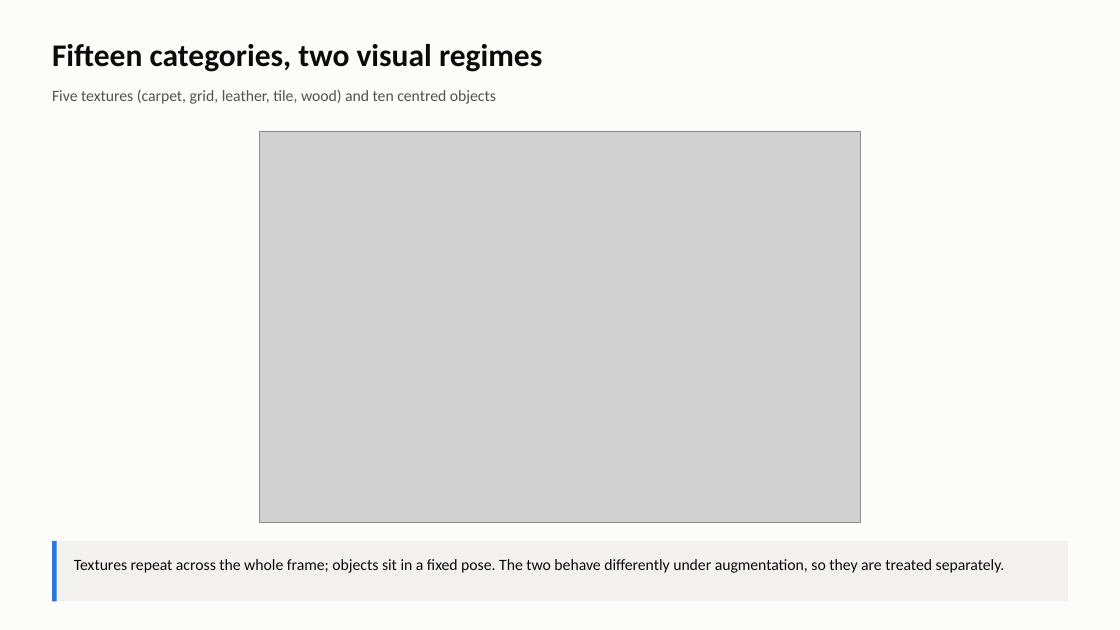
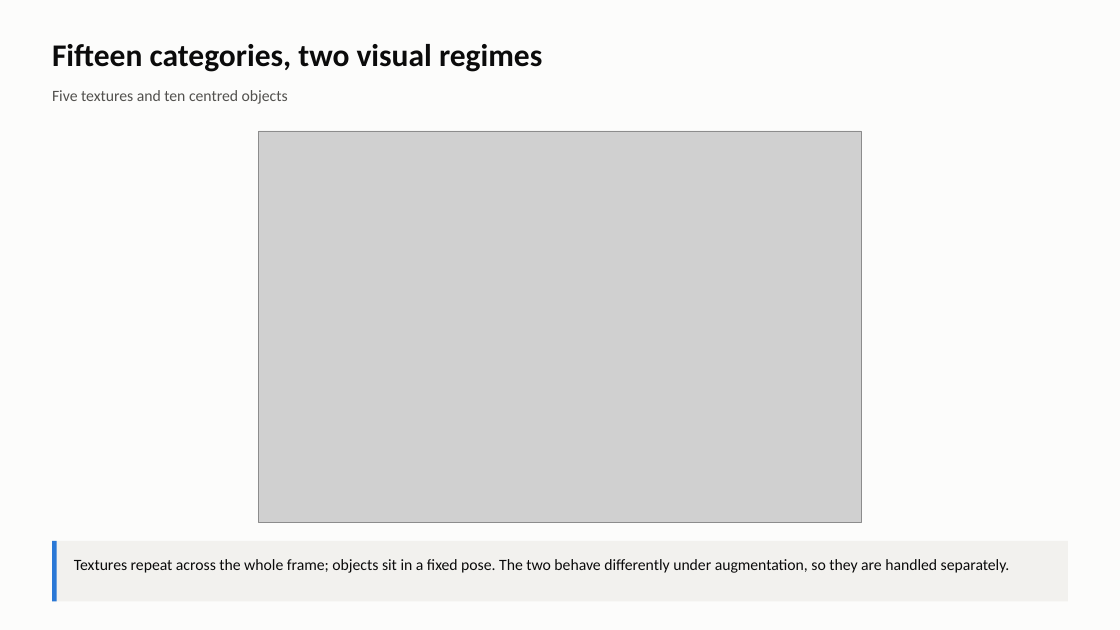
Before and after one commit to abdelrahman7124/mvtec-anomaly-detection, a slide deck: slide 4 of reports/presentation/week1_eda.pptx. Drawn at 1120x630 pixels with LibreOffice and Linux fonts; fonts in the diff are those of the drawing; grey boxes stand for pictures. Boxes give left, top, right and bottom in pixels: in the first picture for what was removed or moved away, otherwise in the second. Text is boxed around its words. In the diff, an @@ line names an element or a change of style, - is before the commit and + after.

Commit message:
Add autoencoder and PaDiM baselines; simplify EDA figures
- src/mvtec_eda/data.py: per-category loaders honouring the EDA findings
  (single resize, channel expansion, no centre crop)
- src/mvtec_eda/models.py: conv autoencoder and PaDiM on frozen ResNet-18
- src/mvtec_eda/evaluate.py: image- and pixel-level AUROC
- scripts/05_run_baselines.py, scripts/06_model_figures.py
- Rewrite every EDA figure as a single panel with larger type

```diff
--- a/reports/presentation/week1_eda.pptx
+++ b/reports/presentation/week1_eda.pptx
@@ text at (x1=52, y1=90, x2=288, y2=104): text changed @@
-Five textures (carpet, grid, leather, tile, wood) and ten centred objects
+Five textures and ten centred objects
@@ text at (x1=74, y1=559, x2=1010, y2=573): text changed @@
-Textures repeat across the whole frame; objects sit in a fixed pose. The two behave differently under augmentation, so they are treated separately.
+Textures repeat across the whole frame; objects sit in a fixed pose. The two behave differently under augmentation, so they are handled separately.
```
Also in this commit, not shown: 13 other slides changed, 1 slide removed, 25 other files.
